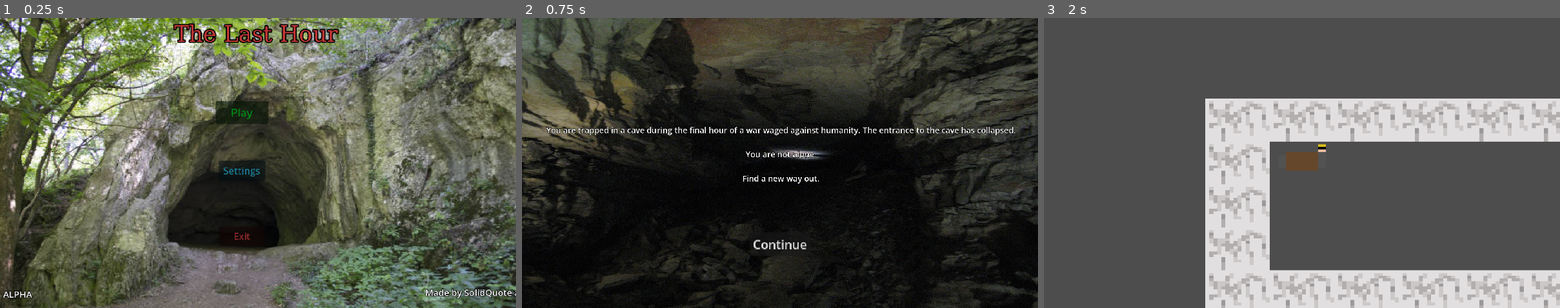
Above: before the commit, frames 1-3 (left to right).
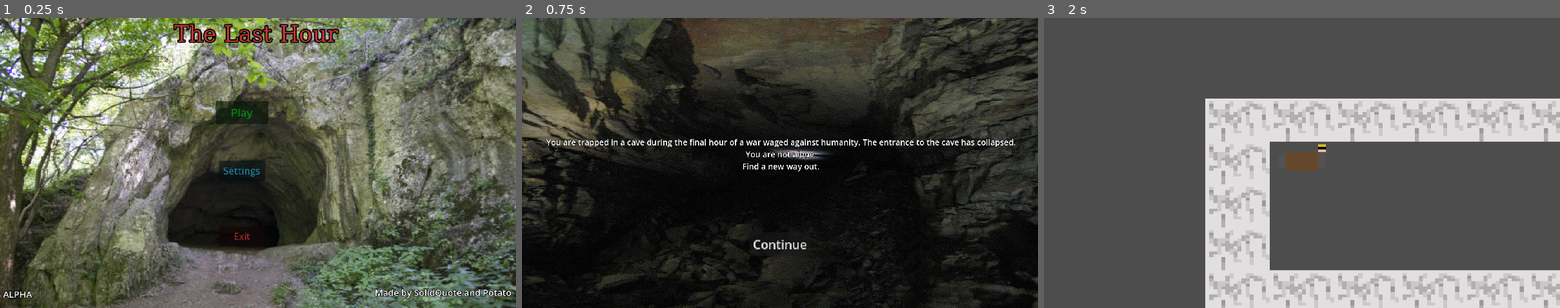
Above: after the commit, the same moments.

Repository: SolidQuote/The-Last-Hour
Game: Godot game, scene res://Scenes/MainMenu.tscn
Two runs of this game, one before a commit and one after it. Both use one fixed random seed, a clock stepped at 60 frames per second and the inputs below.
Inputs:
- Up to frame 1 (0.25 s): no input
- Up to frame 2 (0.75 s): click "Play" at 0.5 s
- Up to frame 3 (2 s): click "Continue" at 1.25 s

The runs differ from the first frame. In frame 1, 0.5% of the frame differs, in the area x 72-100%, y 93-97%; in frame 2, 2.0%, in the area x 4-96%, y 37-58%; in frame 3, nothing differs.

Commit message:
Fixed main menu and change
moved text so Potato's name showed up. Moved Player.gd to Script Inflation, and erased spaces in story screen.

Diff:
--- a/Scenes/MainMenu.tscn
+++ b/Scenes/MainMenu.tscn
@@ -281,9 +281,9 @@
 
 [node name="Credits" type="Label" parent="." unique_id=1778411096]
 layout_mode = 0
-offset_left = 1225.5814
+offset_left = 1081.3954
 offset_top = 773.64343
-offset_right = 1420.5814
+offset_right = 1387.3954
 offset_bottom = 801.64343
 scale = Vector2(1.29, 1.29)
 text = "Made by SolidQuote and Potato"
--- a/Scenes/player.tscn
+++ b/Scenes/player.tscn
@@ -1,7 +1,8 @@
 [gd_scene format=3 uid="uid://cyow3yjq0na4s"]
 
-[ext_resource type="Script" uid="uid://fadu32xci3wl" path="res://Scenes/player.gd" id="1_cvnsp"]
+[ext_resource type="Script" uid="uid://fadu32xci3wl" path="res://Script/Script Inflation/player.gd" id="1_cvnsp"]
 [ext_resource type="Texture2D" uid="uid://d36tgft61a57v" path="res://Images/Enitys/Player/player(The_Last_Hour).png" id="1_v0iea"]
+
 
 [sub_resource type="RectangleShape2D" id="RectangleShape2D_bhunq"]
 size = Vector2(11, 9)
--- a/Scenes/storyscreen.tscn
+++ b/Scenes/storyscreen.tscn
@@ -30,9 +30,7 @@
 offset_right = 1838.0
 offset_bottom = 618.0
 text = "You are trapped in a cave during the final hour of a war waged against humanity. The entrance to the cave has collapsed.
-
 You are not alone.
-
 Find a new way out."
 label_settings = SubResource("LabelSettings_685lo")
 horizontal_alignment = 1
Renamed: Scenes/player.gd -> Script/Script Inflation/player.gd
Renamed: Scenes/player.gd.uid -> Script/Script Inflation/player.gd.uid
